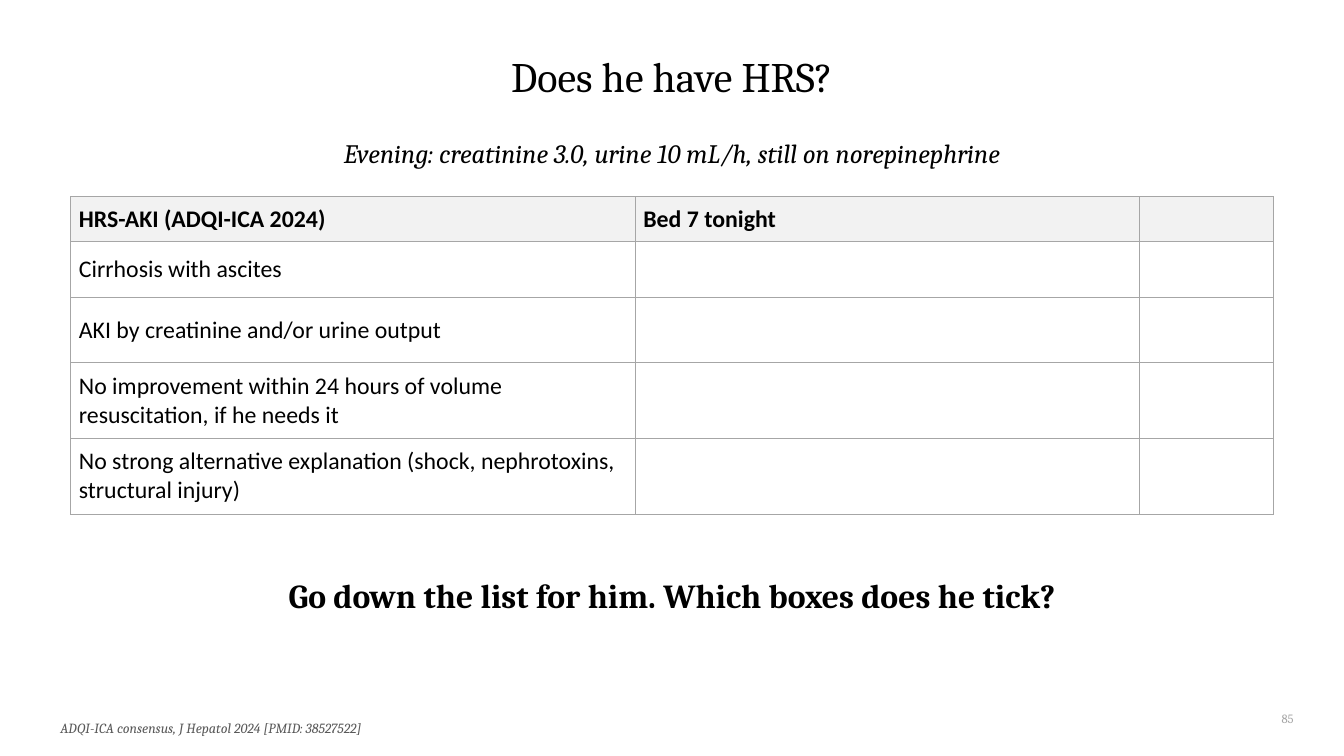
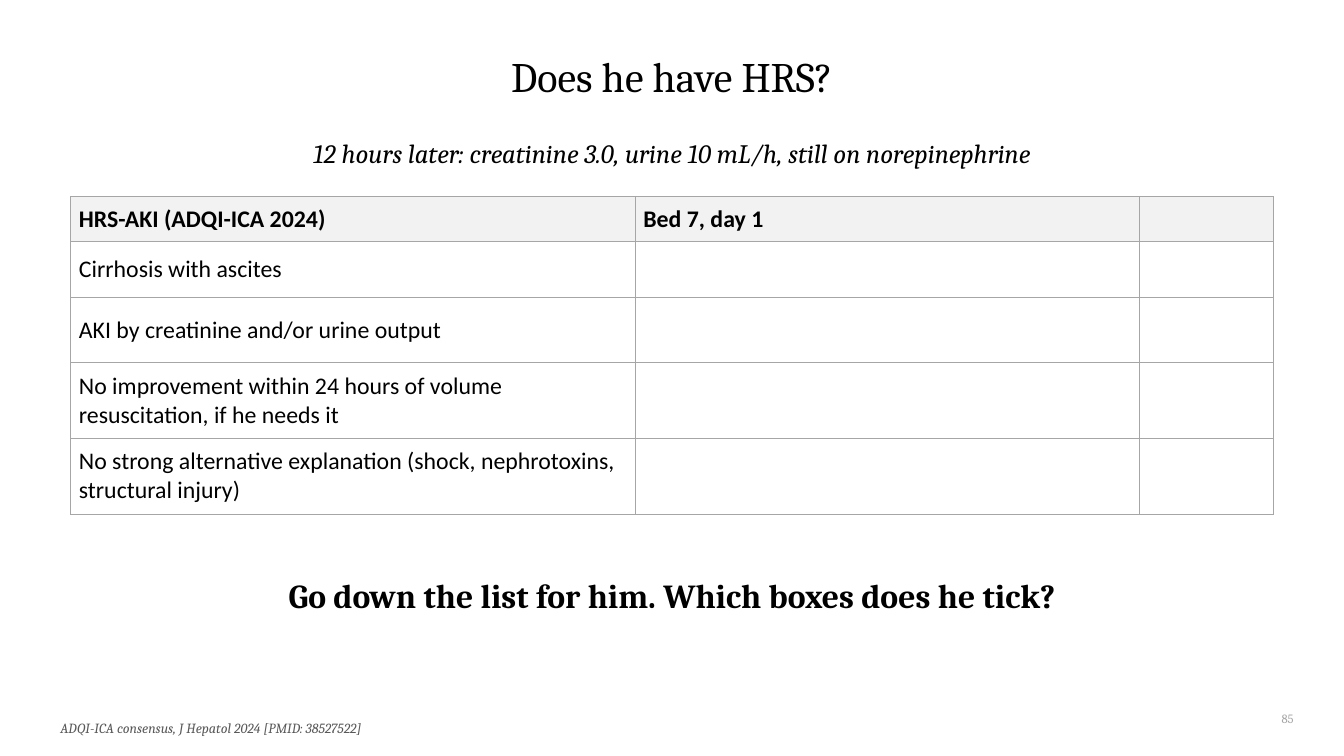
Before and after one commit to qaddodi/mohammad-almeqdadi-lectures, a slide deck: slide 85 of lectures/acute-liver-failure-aclf-in-icu/ALF and ACLF in the ICU.pptx. Drawn at 1344x756 pixels with LibreOffice and Linux fonts; fonts in the diff are those of the drawing. Boxes give left, top, right and bottom in pixels: in the first picture for what was removed or moved away, otherwise in the second. Text is boxed around its words. In the diff, an @@ line names an element or a change of style, - is before the commit and + after.

```diff
--- a/lectures/acute-liver-failure-aclf-in-icu/ALF and ACLF in the ICU.pptx
+++ b/lectures/acute-liver-failure-aclf-in-icu/ALF and ACLF in the ICU.pptx
@@ text at (313,144,1030,169): text changed @@
-Evening: creatinine 3.0, urine 10 mL/h, still on norepinephrine
+12 hours later: creatinine 3.0, urine 10 mL/h, still on norepinephrine
@@ table at (71,197,1273,506) @@
-row 1, column 2: Bed 7 tonight
+row 1, column 2: Bed 7, day 1
```
Also in this commit, not shown: 12 other slides changed, 1 slide added, 1 slide removed, 3 other files.
